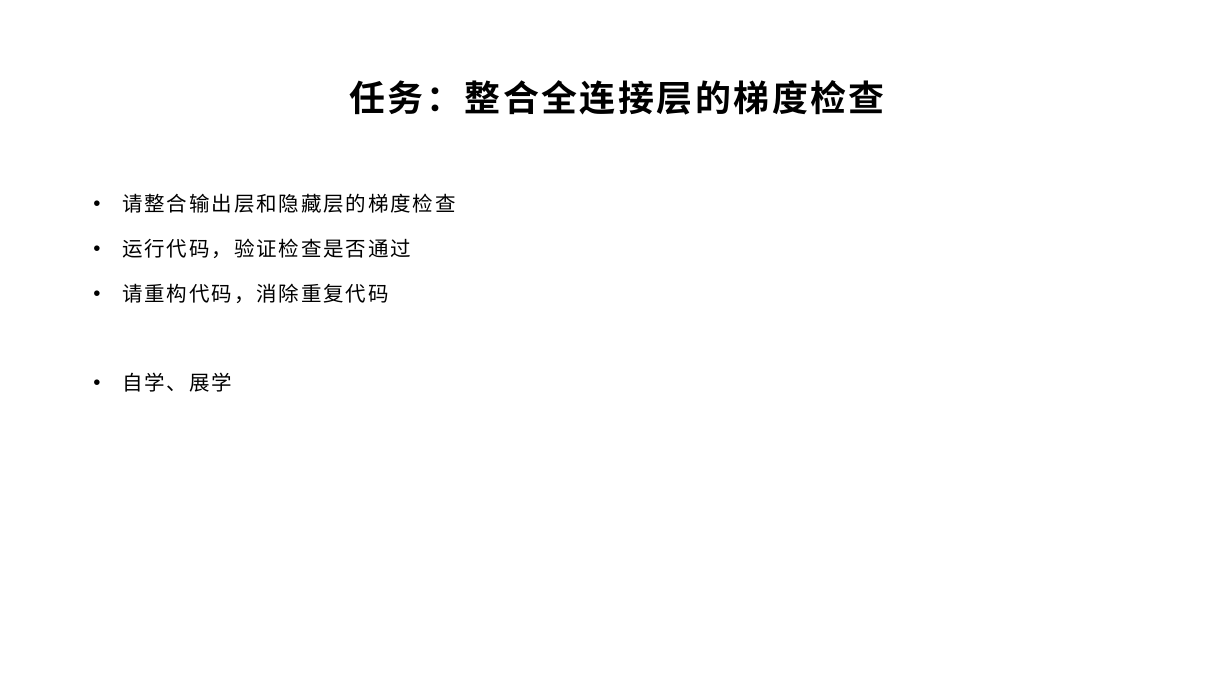
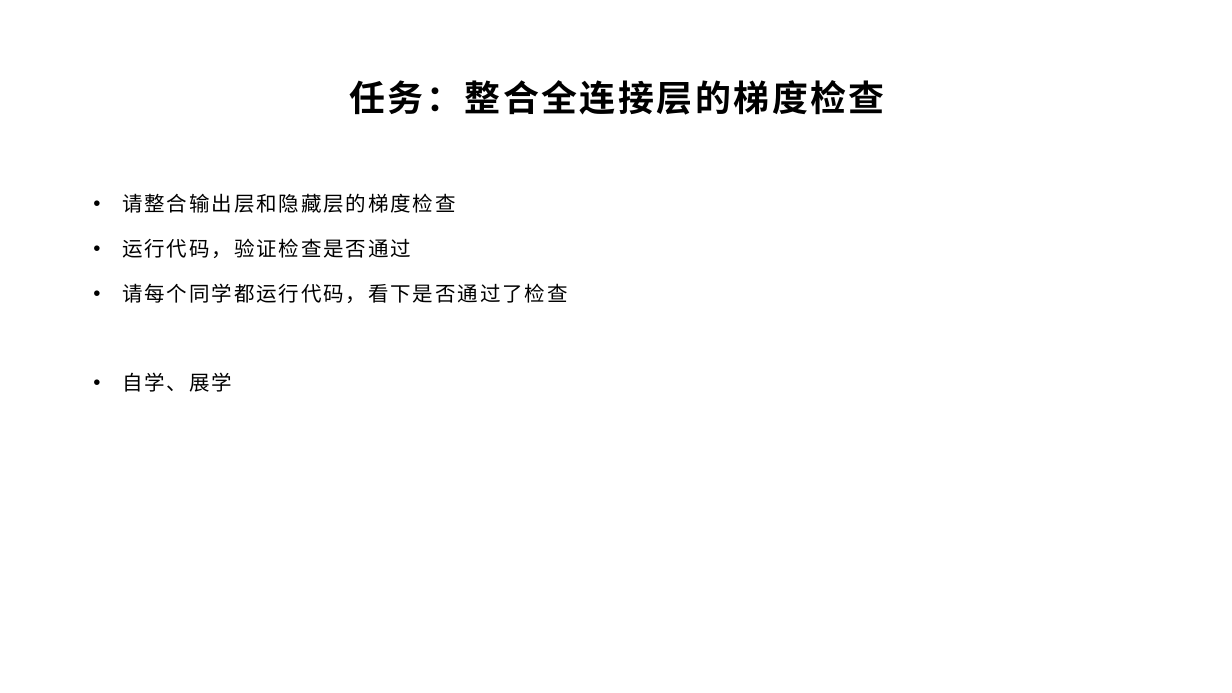
Before and after one commit to yyc-git/DeepLearningEdu, a slide deck: slide 23 of lessons/4_gradient_check/ppt/全连接层的梯度检查.pptx. Drawn at 1232x693 pixels with LibreOffice and Linux fonts; fonts in the diff are those of the drawing; background and template pictures are left out. Boxes give left, top, right and bottom in pixels: in the first picture for what was removed or moved away, otherwise in the second. Text is boxed around its words. In the diff, an @@ line names an element or a change of style, - is before the commit and + after.

```diff
--- a/lessons/4_gradient_check/ppt/全连接层的梯度检查.pptx
+++ b/lessons/4_gradient_check/ppt/全连接层的梯度检查.pptx
@@ text at (x1=122, y1=283, x2=567, y2=303): text changed @@
-• 请重构代码，消除重复代码
+• 请每个同学都运行代码，看下是否通过了检查
```
Also in this commit, not shown: 2 other slides changed, 1 slide added.
